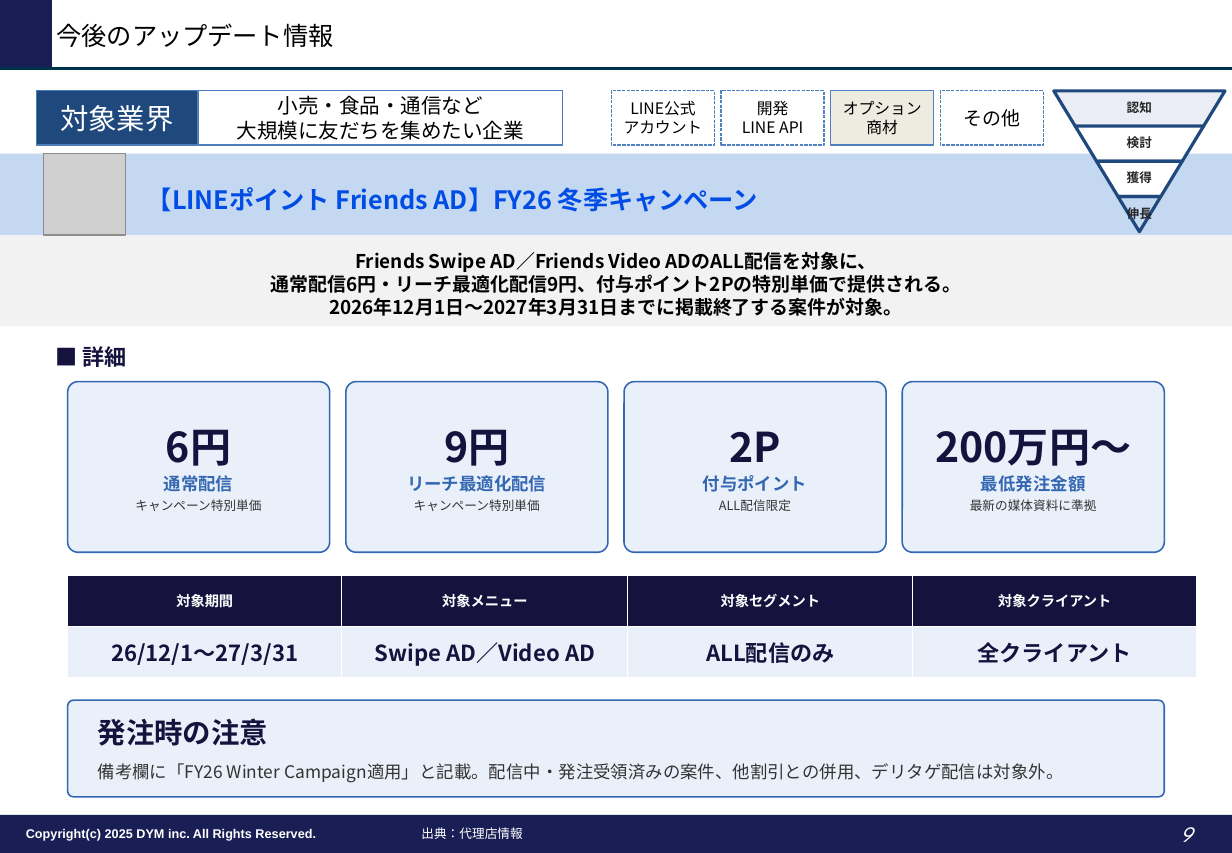
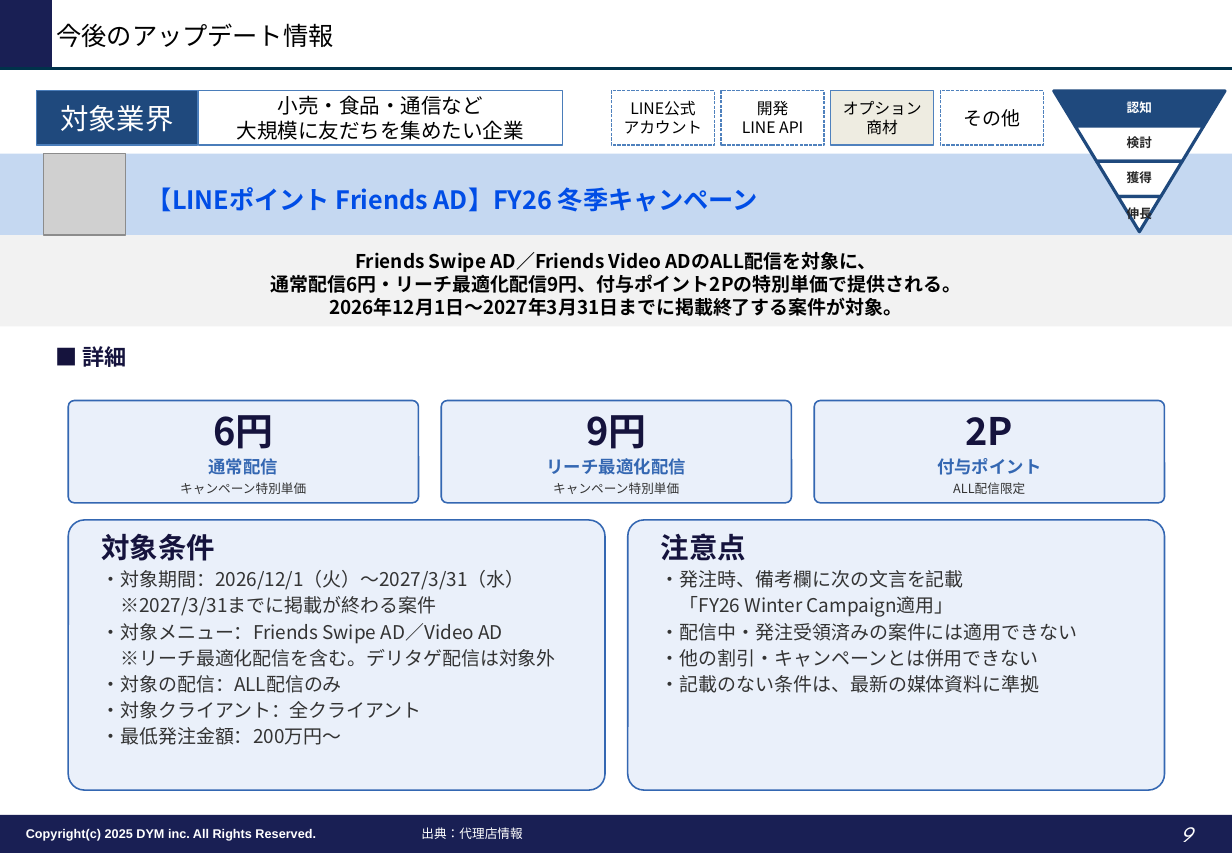
Before and after one commit to tonomura-r-dev/folder, a slide deck: slide 9 of LINEOA媒体最新情報_2026年10月トレンドレポート.pptx. Drawn at 1232x853 pixels with LibreOffice and Linux fonts; fonts in the diff are those of the drawing; grey boxes stand for pictures; background and template pictures are left out. Boxes give left, top, right and bottom in pixels: in the first picture for what was removed or moved away, otherwise in the second. Text is boxed around its words. In the diff, an @@ line names an element or a change of style, - is before the commit and + after.

```diff
--- a/LINEOA媒体最新情報_2026年10月トレンドレポート.pptx
+++ b/LINEOA媒体最新情報_2026年10月トレンドレポート.pptx
@@ trapezoid at [1055,91,1226,126]: fill #EAEDF5 to #1F497D @@
@@ text "認知" at [1127,99,1152,116]: text colour #262626 to #FFFFFF @@
@@ trapezoid at [1118,197,1161,232]: fill none to #FFFFFF @@
@@ rounded rectangle removed at [902,382,1164,553] @@
-200万円〜
-最低発注金額
-最新の媒体資料に準拠
@@ rounded rectangle "6円": place and size @@
-rounded rectangle "6円" at [68,382,330,553]
+rounded rectangle "6円" at [68,400,419,503]
@@ text in rounded rectangle at [213,415,273,449]: size 26 to 24 pt in "6円" @@
@@ rounded rectangle "9円": place and size @@
-rounded rectangle "9円" at [346,382,607,553]
+rounded rectangle "9円" at [441,400,792,503]
@@ text in rounded rectangle at [586,415,646,449]: size 26 to 24 pt in "9円" @@
@@ rounded rectangle "2P": place and size @@
-rounded rectangle "2P" at [625,382,886,553]
+rounded rectangle "2P" at [815,400,1165,503]
@@ text in rounded rectangle at [966,417,1014,445]: size 26 to 24 pt in "2P" @@
@@ rounded rectangle added at [68,520,605,791], fill #EAF0FA, outline #3467B2 1 pt, 12 pt, text #333333 @@
+対象条件
+・対象期間：2026/12/1（火）〜2027/3/31（水）
+※2027/3/31までに掲載が終わる案件
+・対象メニュー：Friends Swipe AD／Video AD
+※リーチ最適化配信を含む。デリタゲ配信は対象外
+・対象の配信：ALL配信のみ
+・対象クライアント：全クライアント
+・最低発注金額：200万円〜
@@ rounded rectangle "注意点": place and size @@
-rounded rectangle "注意点" at [68,701,1165,797]
+rounded rectangle "注意点" at [628,520,1165,791]
@@ rounded rectangle "注意点" at [628,520,1165,791]: vertical alignment middle to top @@
@@ text in rounded rectangle at [661,533,1078,693]: text changed; size 11 to 12 pt @@
-発注時の注意
-備考欄に「FY26 Winter Campaign適用」と記載。配信中・発注受領済みの案件、他割引との併用、デリタゲ配信は対象外。
+注意点
+・発注時、備考欄に次の文言を記載
+「FY26 Winter Campaign適用」
+・配信中・発注受領済みの案件には適用できない
+・他の割引・キャンペーンとは併用できない
+・記載のない条件は、最新の媒体資料に準拠
@@ table removed at [68,576,1199,678], 2 rows, 4 columns @@
-対象期間 | 対象メニュー | 対象セグメント | 対象クライアント
-26/12/1〜27/3/31 | Swipe AD／Video AD | ALL配信のみ | 全クライアント
```
Also in this commit, not shown: 1 other file.
